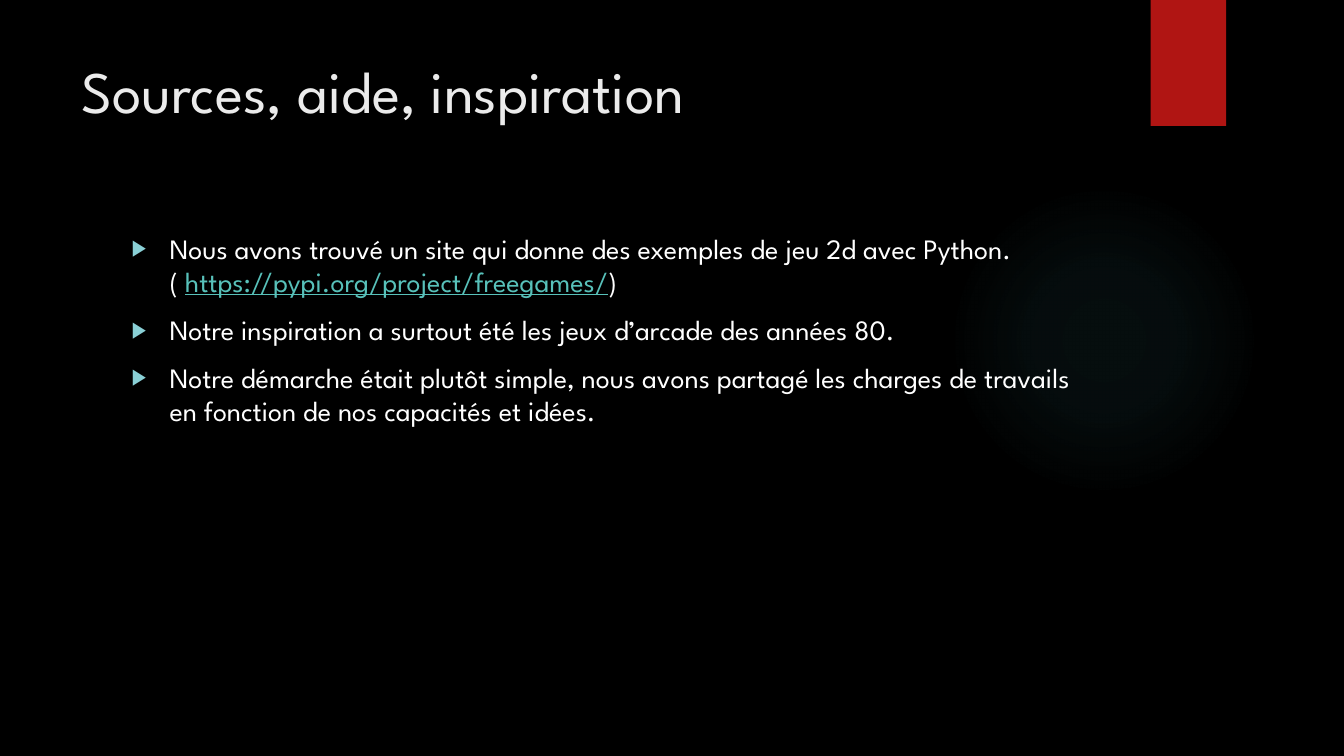
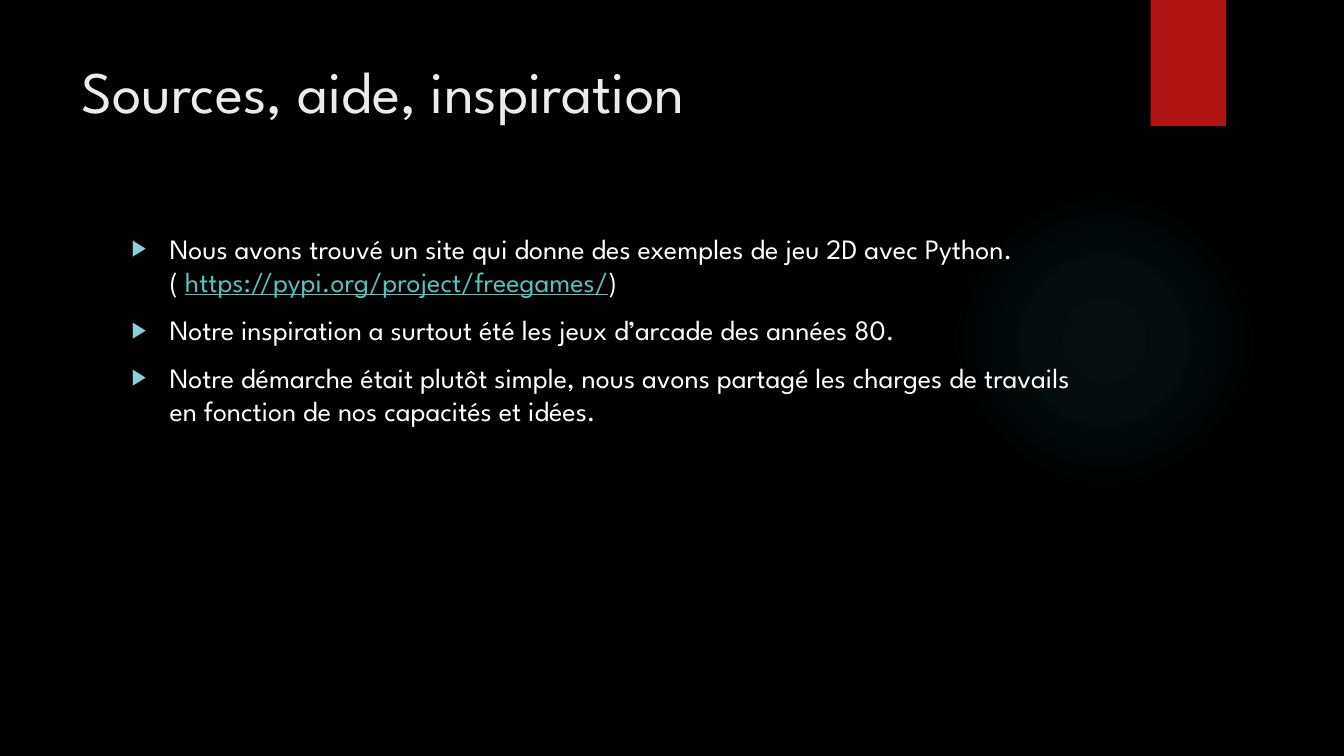
Before and after one commit to Bugnon/oc-2021, a slide deck: slide 3 of src/projet/projet3/Powerpoint_pacman.pptx. Drawn at 1344x756 pixels with LibreOffice and Linux fonts; fonts in the diff are those of the drawing; background and template pictures are left out. Boxes give left, top, right and bottom in pixels: in the first picture for what was removed or moved away, otherwise in the second. Text is boxed around its words. In the diff, an @@ line names an element or a change of style, - is before the commit and + after.

```diff
--- a/src/projet/projet3/Powerpoint_pacman.pptx
+++ b/src/projet/projet3/Powerpoint_pacman.pptx
@@ text at [170, 239, 1013, 298]: text changed @@
-▶ Nous avons trouvé un site qui donne des exemples de jeu 2d avec Python. ( https://pypi.org/project/freegames/)
+▶ Nous avons trouvé un site qui donne des exemples de jeu 2D avec Python. ( https://pypi.org/project/freegames/)
```
Also in this commit, not shown: 9 other slides changed, 2 slides added, 2 slides removed, 5 other files.
